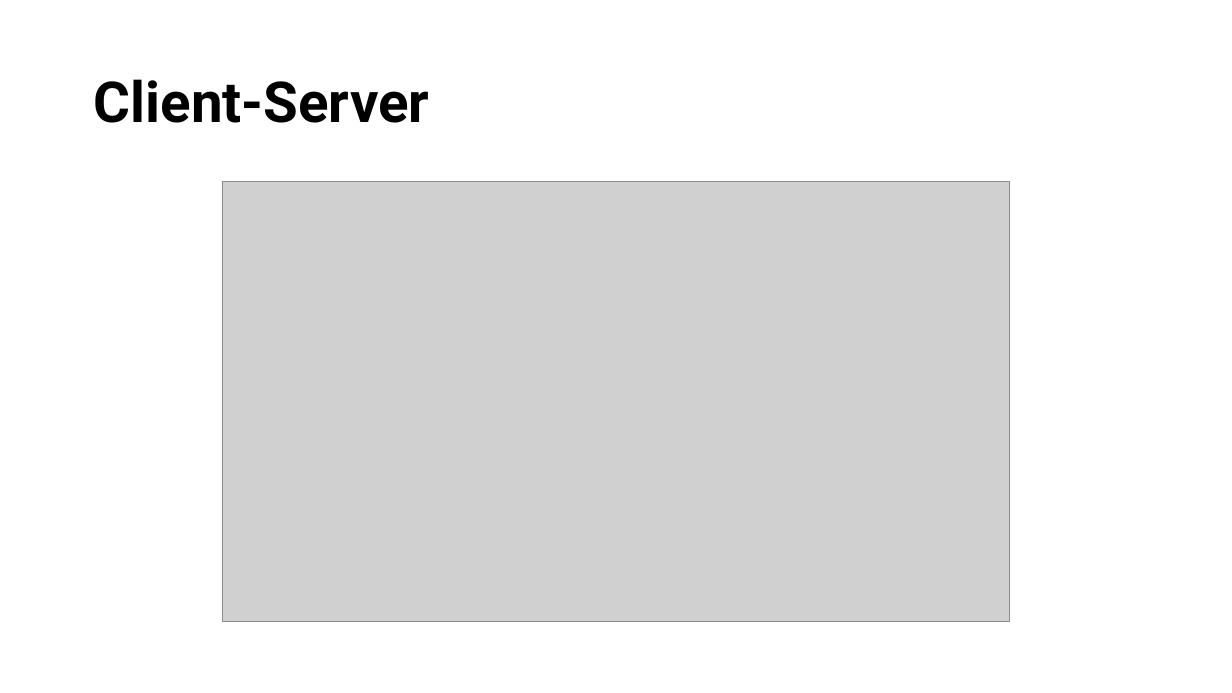
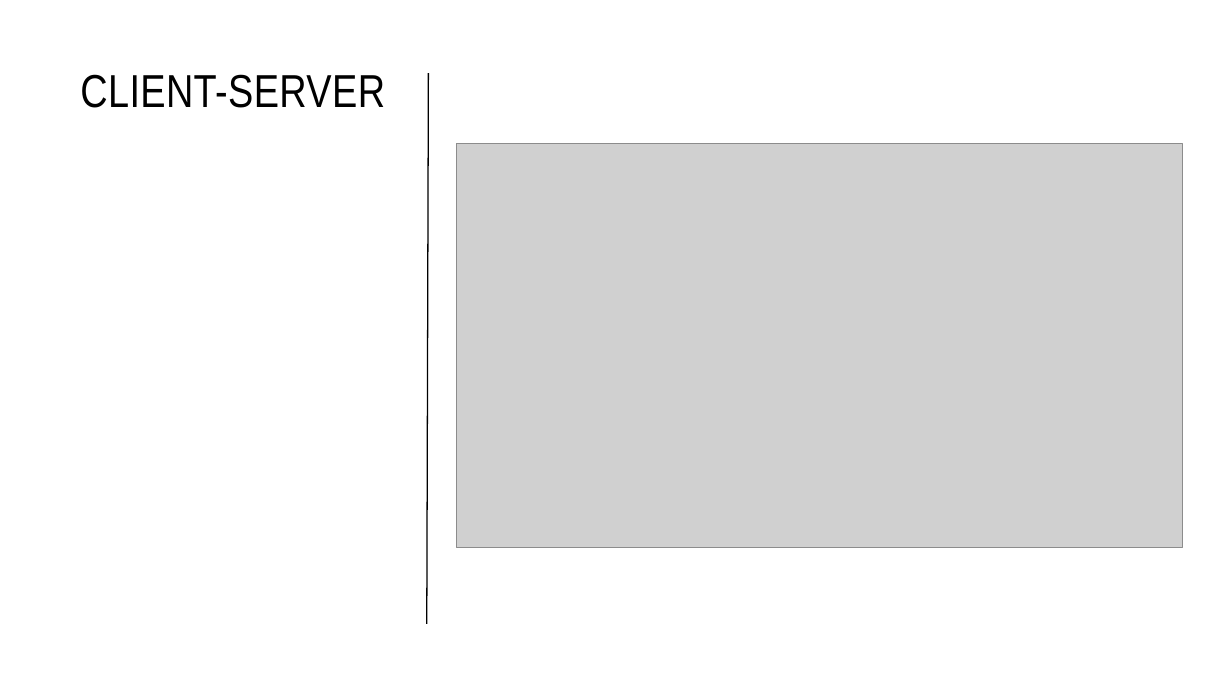
Before and after one commit to JonathanSolisP/design-course, a slide deck: slide 9 of Semana 6/Software Architecture.pptx (slide 8 before the commit). Drawn at 1232x693 pixels with LibreOffice and Linux fonts; fonts in the diff are those of the drawing; grey boxes stand for pictures. Boxes give left, top, right and bottom in pixels: in the first picture for what was removed or moved away, otherwise in the second. Text is boxed around its words. In the diff, an @@ line names an element or a change of style, - is before the commit and + after.

```diff
--- a/Semana 6/Software Architecture.pptx
+++ b/Semana 6/Software Architecture.pptx
@@ title "CLIENT-SERVER" at (80,74,385,108): vertical alignment middle to top @@
@@ title at (80,74,385,108): text changed; size 44 to 36 pt; font Roboto to Arial Narrow; bold off @@
-Client‑Server
+CLIENT-SERVER
@@ line added from (427, 624) to (429, 73), #000000 1 pt @@
@@ picture: place and size @@
-picture at (222,182,1010,622)
+picture at (457,143,1182,548)
```
Also in this commit, not shown: 12 other slides changed, 7 slides added, 38 other files.
